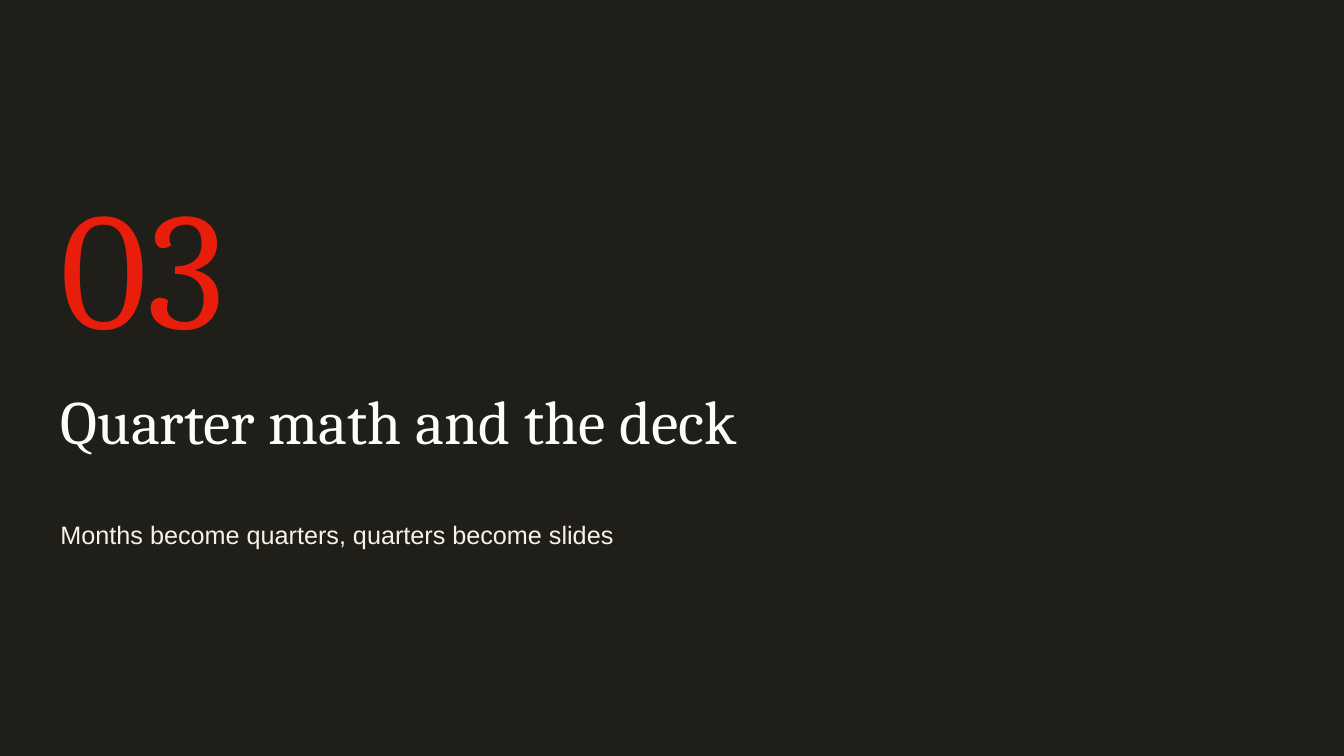
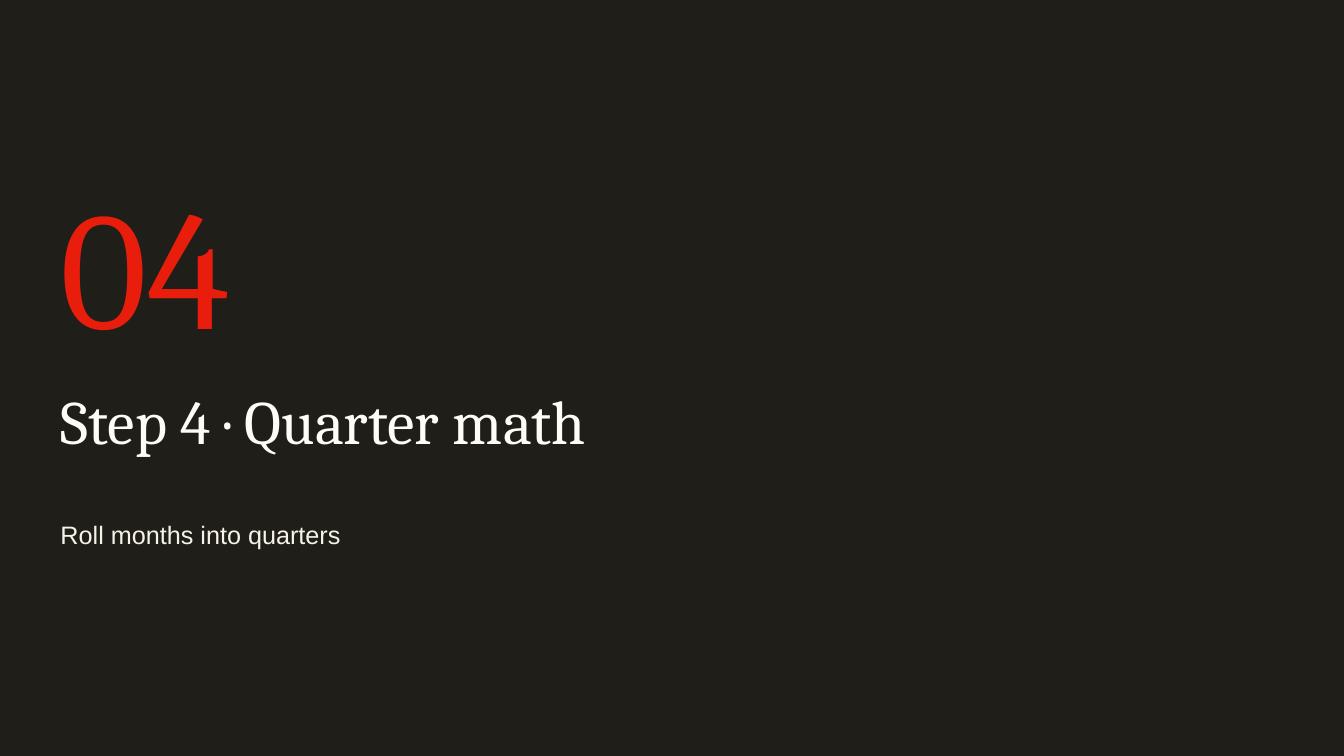
Before and after one commit to rogerhirano-nw/yield-dashboard, a slide deck: slide 24 of docs/TAG_IVT_Report_Update_Guide.pptx (slide 22 before the commit). Drawn at 1344x756 pixels with LibreOffice and Linux fonts; fonts in the diff are those of the drawing; background and template pictures are left out. Boxes give left, top, right and bottom in pixels: in the first picture for what was removed or moved away, otherwise in the second. Text is boxed around its words. In the diff, an @@ line names an element or a change of style, - is before the commit and + after.

```diff
--- a/docs/TAG_IVT_Report_Update_Guide.pptx
+++ b/docs/TAG_IVT_Report_Update_Guide.pptx
@@ text at (60,215,229,330): text changed @@
-03
+04
@@ title at (60,401,586,457): text changed @@
-Quarter math and the deck
+Step 4 · Quarter math
@@ text at (60,525,340,550): text changed @@
-Months become quarters, quarters become slides
+Roll months into quarters
```
Also in this commit, not shown: 18 other slides changed, 8 slides added, 2 other files.
